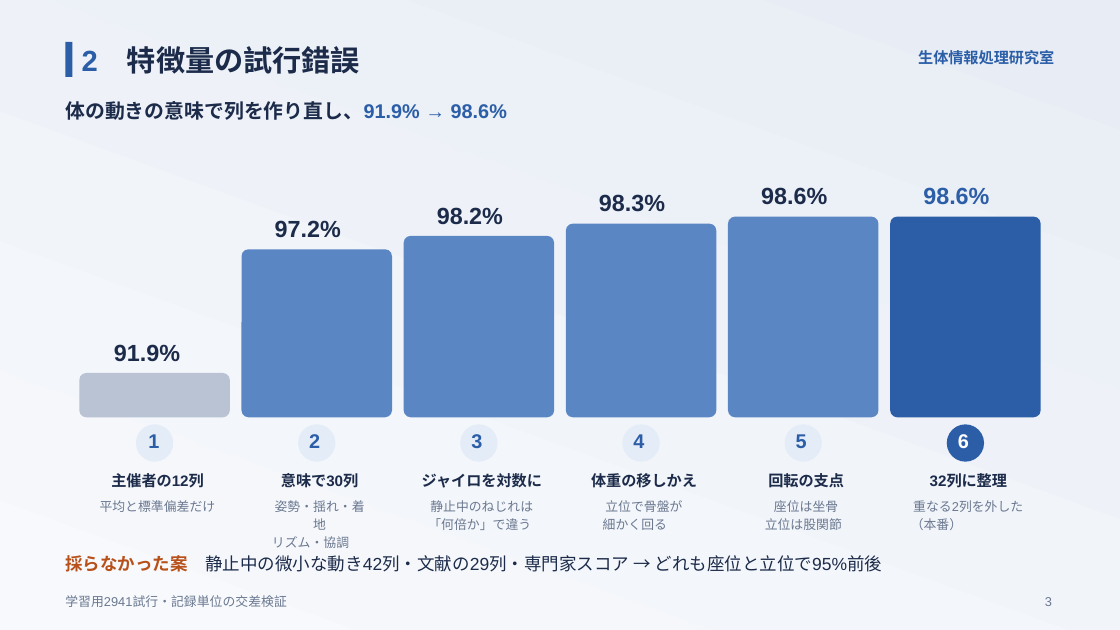
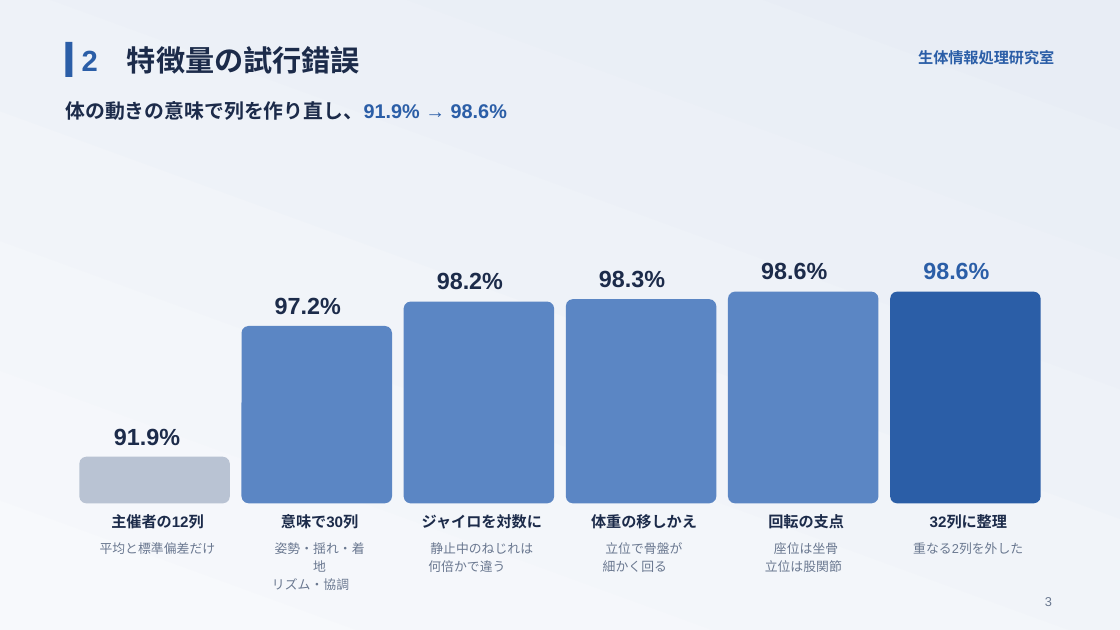
Before and after one commit to takuto-nohara/DataScienceContest, a slide deck: slide 3 of presentation/final_seitailab.pptx. Drawn at 1120x630 pixels with LibreOffice and Linux fonts; fonts in the diff are those of the drawing. Boxes give left, top, right and bottom in pixels: in the first picture for what was removed or moved away, otherwise in the second. Text is boxed around its words. In the diff, an @@ line names an element or a change of style, - is before the commit and + after.

```diff
--- a/presentation/final_seitailab.pptx
+++ b/presentation/final_seitailab.pptx
@@ 4 texts: place and size @@
-4 texts at box(275, 187, 989, 237)
+4 texts at box(275, 262, 989, 315)
@@ text "98.2%": place and size @@
-text "98.2%" at box(437, 207, 503, 225)
+text "98.2%" at box(437, 272, 503, 289)
@@ rounded rectangle: place and size @@
-rounded rectangle at box(404, 236, 555, 418)
+rounded rectangle at box(566, 299, 717, 503)
@@ rounded rectangle: place and size @@
-rounded rectangle at box(728, 217, 879, 418)
+rounded rectangle at box(728, 292, 879, 503)
@@ rounded rectangle: place and size @@
-rounded rectangle at box(891, 217, 1041, 418)
+rounded rectangle at box(891, 292, 1041, 503)
@@ rounded rectangle: place and size @@
-rounded rectangle at box(242, 250, 392, 418)
+rounded rectangle at box(242, 326, 392, 503)
@@ rounded rectangle: place and size @@
-rounded rectangle at box(566, 223, 717, 418)
+rounded rectangle at box(404, 302, 555, 503)
@@ text "91.9%": place and size @@
-text "91.9%" at box(114, 344, 180, 362)
+text "91.9%" at box(114, 428, 180, 446)
@@ rounded rectangle removed at box(136, 424, 173, 461) @@
@@ text removed at box(148, 434, 159, 448) @@
-1
@@ rounded rectangle removed at box(298, 424, 335, 461) @@
@@ text removed at box(309, 434, 320, 448) @@
-2
@@ rounded rectangle removed at box(460, 424, 497, 461) @@
@@ text removed at box(471, 434, 482, 448) @@
-3
@@ rounded rectangle removed at box(623, 424, 660, 461) @@
@@ text removed at box(633, 434, 644, 448) @@
-4
@@ rounded rectangle removed at box(785, 424, 822, 461) @@
@@ text removed at box(796, 434, 807, 448) @@
-5
@@ rounded rectangle removed at box(947, 424, 984, 461) @@
@@ text removed at box(958, 434, 969, 448) @@
-6
@@ rounded rectangle: place and size @@
-rounded rectangle at box(79, 373, 229, 418)
+rounded rectangle at box(79, 457, 229, 504)
@@ rounded rectangle at box(79, 457, 229, 504): proportions changed @@
@@ 12 texts: place and size @@
-12 texts at box(100, 473, 1023, 548)
+12 texts at box(100, 514, 1023, 590)
@@ text at box(911, 518, 962, 530): paragraph removed @@
-（本番）
@@ text removed at box(65, 555, 883, 572) @@
-採らなかった案 静止中の微小な動き42列・文献の29列・専門家スコア → どれも座位と立位で95%前後
@@ text at box(428, 560, 505, 572): text changed @@
-「何倍か」で違う
+何倍かで違う
@@ text removed at box(65, 595, 287, 607) @@
-学習用2941試行・記録単位の交差検証
```
Also in this commit, not shown: 6 other slides changed, 16 other files.
